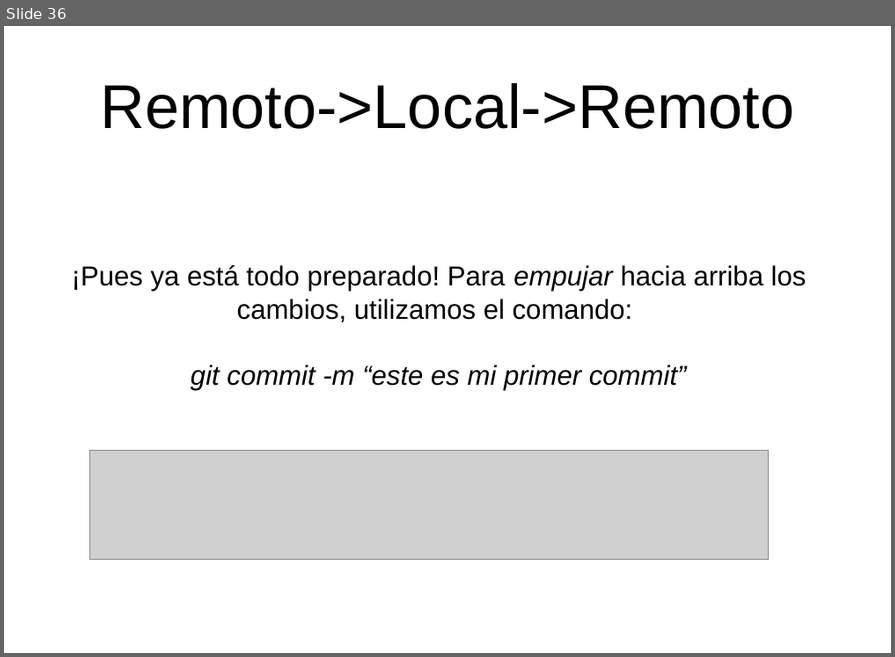
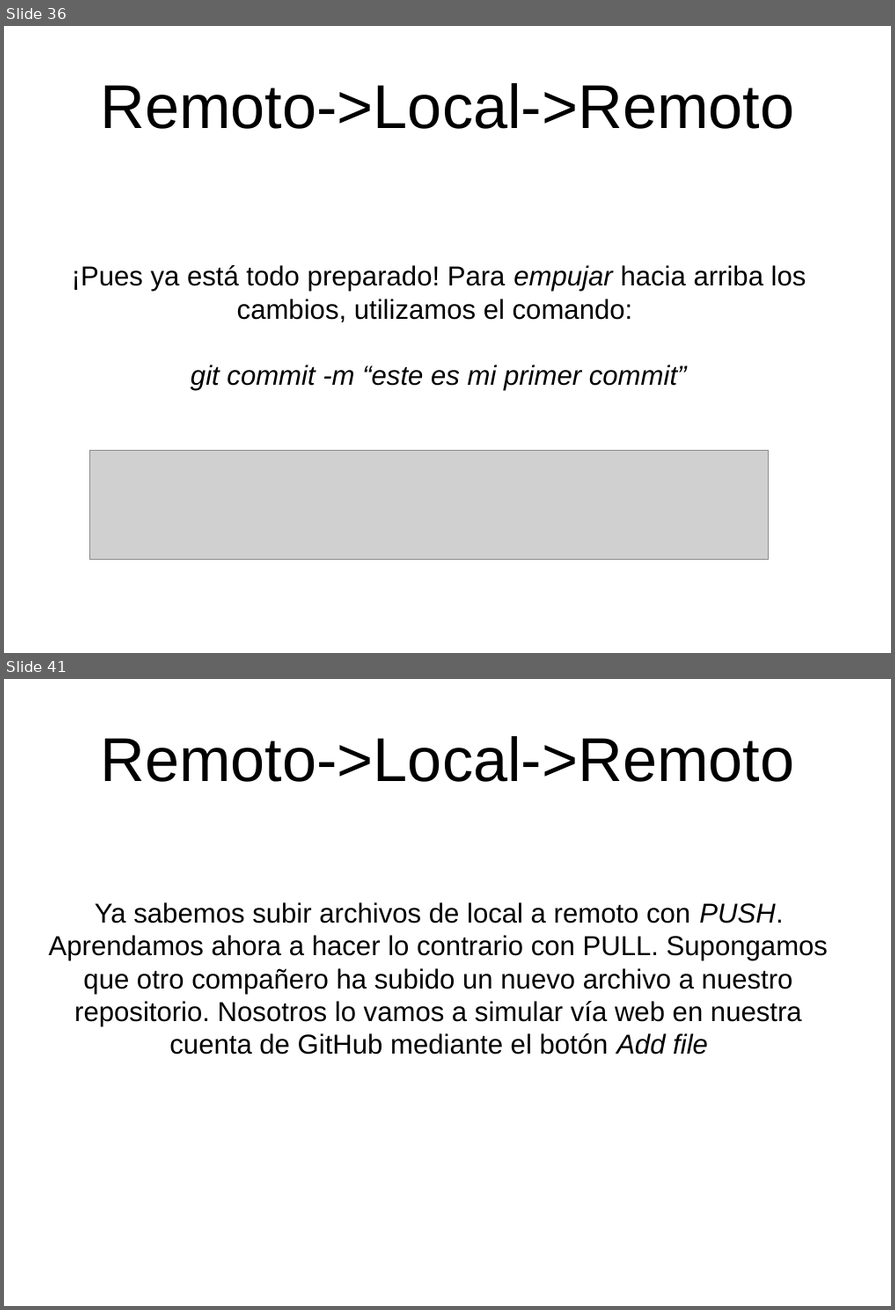
Before and after one commit to clubroboticacr/aprenderGit, a slide deck: presentacionrepositoriosGit.odp. Shown one above the other, each under a label of ours: slide 36 before the commit, slides 36 and 41 after it; the slides between them are not shown. The pictures are 895x657 and 895x1310 pixels, drawn with LibreOffice and Linux fonts; fonts in the diff are those of the drawing; grey boxes stand for pictures; background and template pictures are left out. Boxes give left, top, right and bottom in pixels: in the first picture for what was removed or moved away, otherwise in the second. Text is boxed around its words. In the diff, an @@ line names an element or a change of style, - is before the commit and + after.

```diff
--- a/presentacionrepositoriosGit.odp
+++ b/presentacionrepositoriosGit.odp
@@ slide 41 added at [4,679,891,1306], background picture (left out) @@
@@ title added at [101,736,795,782], 58.7 pt, text #000000 @@
+Remoto->Local->Remoto
@@ subtitle added at [49,903,828,1055], 26 pt, text #000000 @@
+Ya sabemos subir archivos de local a remoto con PUSH. Aprendamos ahora a hacer lo contrario con PULL. Supongamos que otro compañero ha subido un nuevo archivo a nuestro repositorio. Nosotros lo vamos a simular vía web en nuestra cuenta de GitHub mediante el botón Add file
```
Also in this commit, not shown: 1 slide changed, 8 other slides added.
